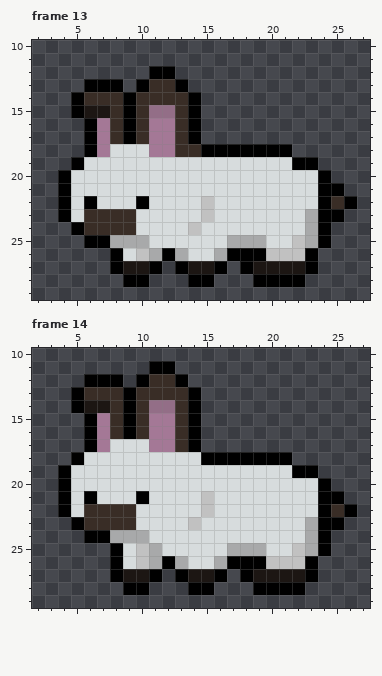
A pixel-art file gets an edit: Assets/rabbitAnimatedAll.aseprite. Above: the version before the commit.
32x32 pixels, 16 frames. Shown: frame 13: x 2..27, y 10..29; frame 14: x 2..27, y 10..29.
Now the later version:
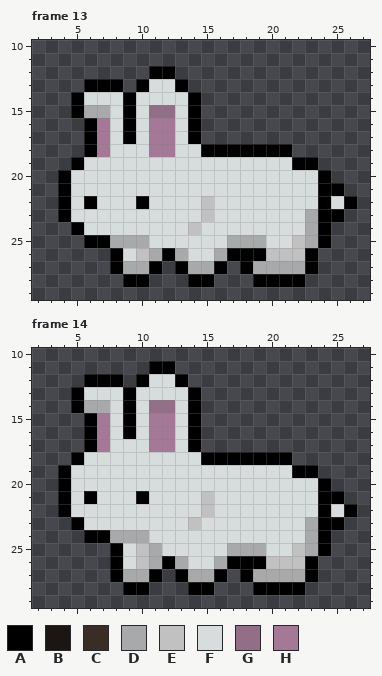
Palette (. is transparent): A #000000  B #1c1613  C #392d26  D #a8a9aa  E #c1c1c1  F #d7dcdd  G #936e87  H #a47896
Changes in this commit:
{"where": "frame 13, layers \"shading\", \"outline plus fill\""}
{"frame":13,"y":13,"x":11,"old":"CC","new":"FF"}
{"frame":13,"y":14,"x":6,"old":"CCC","new":"FFF"}
{"frame":13,"y":14,"x":10,"old":"CCCC","new":"FFFF"}
{"frame":13,"y":15,"x":6,"old":"BBC","new":"DDF"}
{"frame":13,"y":15,"x":10,"old":"C","new":"F"}
{"frame":13,"y":15,"x":13,"old":"C","new":"F"}
{"frame":13,"y":16,"x":8,"old":"C","new":"F"}
{"frame":13,"y":16,"x":10,"old":"C","new":"F"}
{"frame":13,"y":16,"x":13,"old":"C","new":"F"}
{"frame":13,"y":17,"x":8,"old":"C","new":"F"}
{"frame":13,"y":17,"x":10,"old":"C","new":"F"}
{"frame":13,"y":17,"x":13,"old":"C","new":"F"}
{"frame":13,"y":18,"x":13,"old":"CC","new":"FF"}
{"frame":13,"y":22,"x":25,"old":"C","new":"F"}
{"frame":13,"y":23,"x":6,"old":"CCCC","new":"FFFF"}
{"frame":13,"y":24,"x":6,"old":"CCCC","new":"FFFF"}
{"frame":13,"y":27,"x":9,"old":"BB","new":"DD"}
{"frame":13,"y":27,"x":14,"old":"BB","new":"DD"}
{"frame":13,"y":27,"x":19,"old":"BBBB","new":"DDDD"}
{"where": "frame 14, layers \"shading\", \"outline plus fill\""}
{"frame":14,"y":12,"x":11,"old":"CC","new":"FF"}
{"frame":14,"y":13,"x":6,"old":"CCC","new":"FFF"}
{"frame":14,"y":13,"x":10,"old":"CCCC","new":"FFFF"}
{"frame":14,"y":14,"x":6,"old":"BBC","new":"DDF"}
{"frame":14,"y":14,"x":10,"old":"C","new":"F"}
{"frame":14,"y":14,"x":13,"old":"C","new":"F"}
{"frame":14,"y":15,"x":8,"old":"C","new":"F"}
{"frame":14,"y":15,"x":10,"old":"C","new":"F"}
{"frame":14,"y":15,"x":13,"old":"C","new":"F"}
{"frame":14,"y":16,"x":8,"old":"C","new":"F"}
{"frame":14,"y":16,"x":10,"old":"C","new":"F"}
{"frame":14,"y":16,"x":13,"old":"C","new":"F"}
{"frame":14,"y":17,"x":13,"old":"C","new":"F"}
{"frame":14,"y":22,"x":6,"old":"CCCC","new":"FFFF"}
{"frame":14,"y":22,"x":25,"old":"C","new":"F"}
{"frame":14,"y":23,"x":6,"old":"CCCC","new":"FFFF"}
{"frame":14,"y":27,"x":9,"old":"BB","new":"DD"}
{"frame":14,"y":27,"x":14,"old":"BB","new":"DD"}
{"frame":14,"y":27,"x":19,"old":"BBBB","new":"DDDD"}
{"label":"changed","picture_box":[84,79,201,157]}
{"label":"changed","picture_box":[188,196,344,274]}
{"label":"changed","picture_box":[84,209,149,274]}
{"label":"changed","picture_box":[84,374,188,452]}
{"label":"changed","picture_box":[84,504,149,582]}
{"label":"changed","picture_box":[188,504,344,582]}
